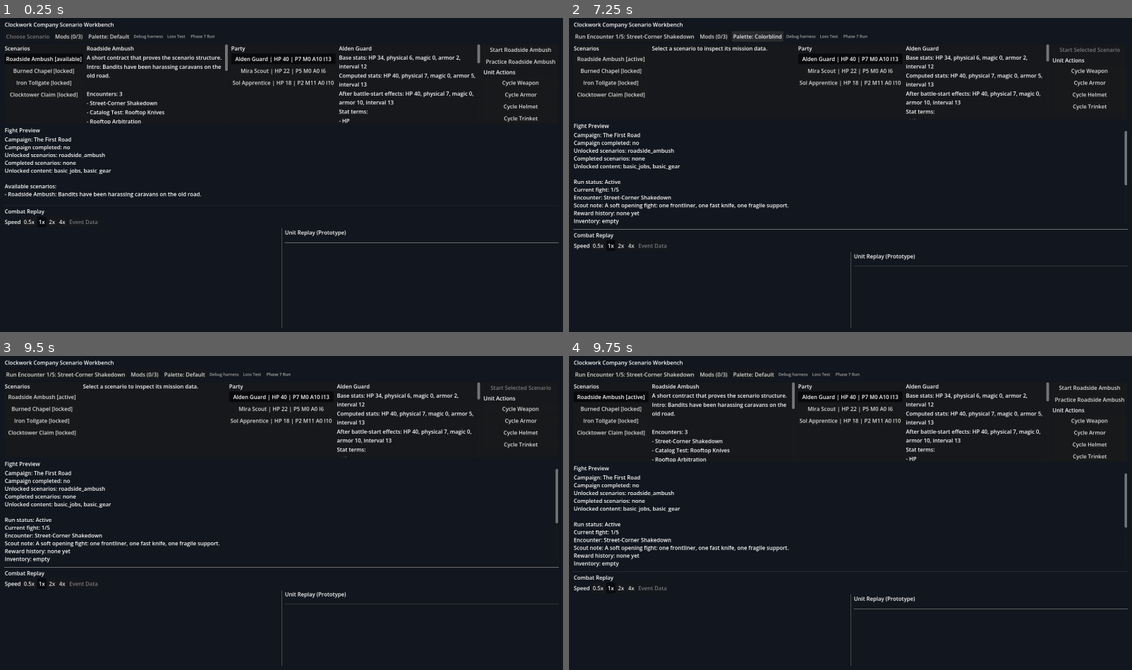
Above: before the commit, frames 1-4 (two rows, left to right).
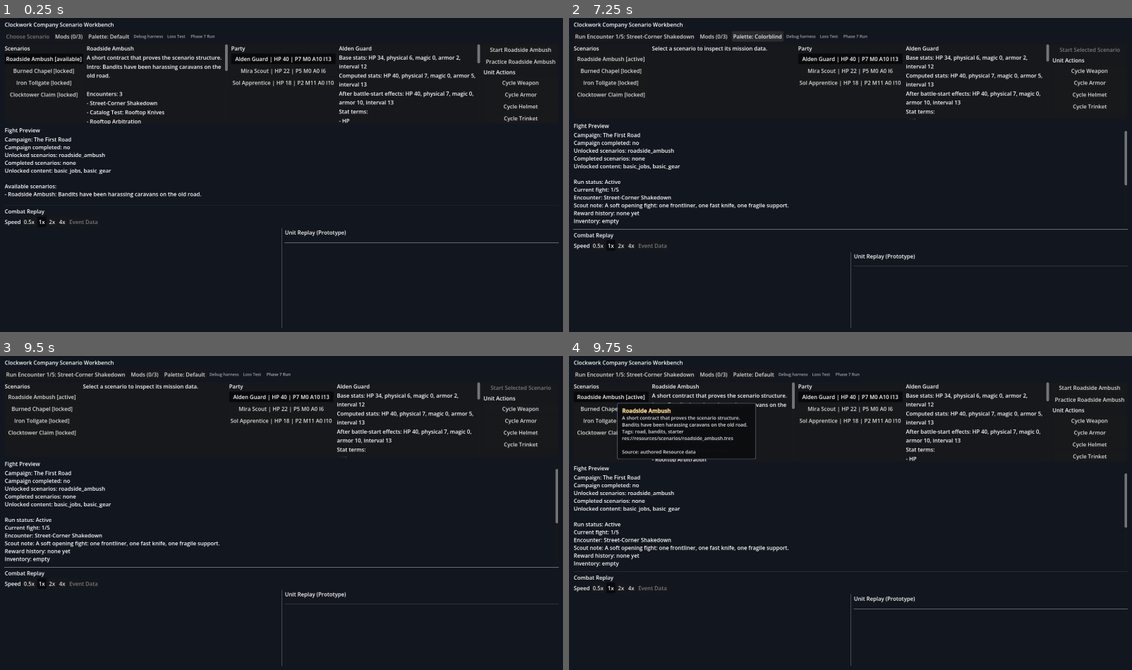
Above: after the commit, the same moments.

Repository: aqvm/clockwork-company
Game: Godot game, scene res://scenes/combat_test_scene.tscn
Same seed, same stepped clock (60 frames per second), same inputs: the game is played once before the commit and once after it.
Inputs:
- Up to frame 1 (0.25 s): no input
- Up to frame 2 (7.25 s): click "Start Roadside Ambush" at 0.5 s; click "Run Encounter 1/3: Street-Cor…" at 1.25 s; click "Mods (0/3)" at 2 s; click "Palette: Default" at 2.75 s; click "Palette: Colorblind" at 3.5 s; click "Loss Test" at 4.25 s; click "Run Encounter 1/5: Street-Cor…" at 5 s; click "Phase 7 Run" at 5.75 s; click "Palette: Default" at 6.5 s
- Up to frame 3 (9.5 s): click "Palette: Colorblind" at 7.25 s; click "Loss Test" at 8 s; click "Phase 7 Run" at 8.75 s
- Up to frame 4 (9.75 s): click "Roadside Ambush [active]" at 9.5 s

Frames 1-3 are identical in both runs. In frame 4, 1.4% of the frame differs, in the area x 8-34%, y 14-33%.

Commit message:
Add pinned tooltip behavior

Diff:
--- a/clockwork-company/scripts/ui/combat_test_scene.gd
+++ b/clockwork-company/scripts/ui/combat_test_scene.gd
@@ -769,6 +769,8 @@
 
 
 func _input(event: InputEvent) -> void:
+	if tooltip_presenter != null and tooltip_presenter.handle_input(event):
+		return
 	if not mods_list_panel.visible:
 		return
 	if event is InputEventMouseButton and event.pressed:
--- a/clockwork-company/scripts/ui/tooltip_presenter.gd
+++ b/clockwork-company/scripts/ui/tooltip_presenter.gd
@@ -9,6 +9,7 @@
 
 var label: RichTextLabel = null
 var follow_mouse := false
+var pinned := false
 
 
 func _ready() -> void:
@@ -66,20 +67,52 @@
 
 
 func show_text(text: String) -> void:
+	if pinned:
+		return
 	if text.is_empty():
-		hide_tooltip()
+		hide_tooltip(true)
 		return
 	label.clear()
 	label.append_text(_format_tooltip_text(text))
 	visible = true
 	follow_mouse = true
+	mouse_filter = Control.MOUSE_FILTER_IGNORE
 	await get_tree().process_frame
 	_place_near_mouse()
 
 
-func hide_tooltip() -> void:
+func hide_tooltip(force := false) -> void:
+	if pinned and not force:
+		return
 	visible = false
 	follow_mouse = false
+	pinned = false
+	mouse_filter = Control.MOUSE_FILTER_IGNORE
+
+
+func handle_input(event: InputEvent) -> bool:
+	if not visible:
+		return false
+	if event is InputEventKey:
+		var key_event := event as InputEventKey
+		if key_event.pressed and key_event.keycode == KEY_ESCAPE:
+			hide_tooltip(true)
+			return true
+	if not (event is InputEventMouseButton):
+		return false
+	var mouse_event := event as InputEventMouseButton
+	if not mouse_event.pressed or mouse_event.button_index != MOUSE_BUTTON_LEFT:
+		return false
+	if pinned:
+		if not get_global_rect().has_point(mouse_event.global_position):
+			hide_tooltip(true)
+			return true
+		return false
+	pinned = true
+	follow_mouse = false
+	mouse_filter = Control.MOUSE_FILTER_STOP
+	_place_near_mouse()
+	return false
 
 
 func _place_near_mouse() -> void:
Not shown, changed: ARCHITECTURE.md
Not shown, changed: DESIGN_NOTES.md
Not shown, changed: LEARNING_LOG.md
Not shown, changed: TODO.md
